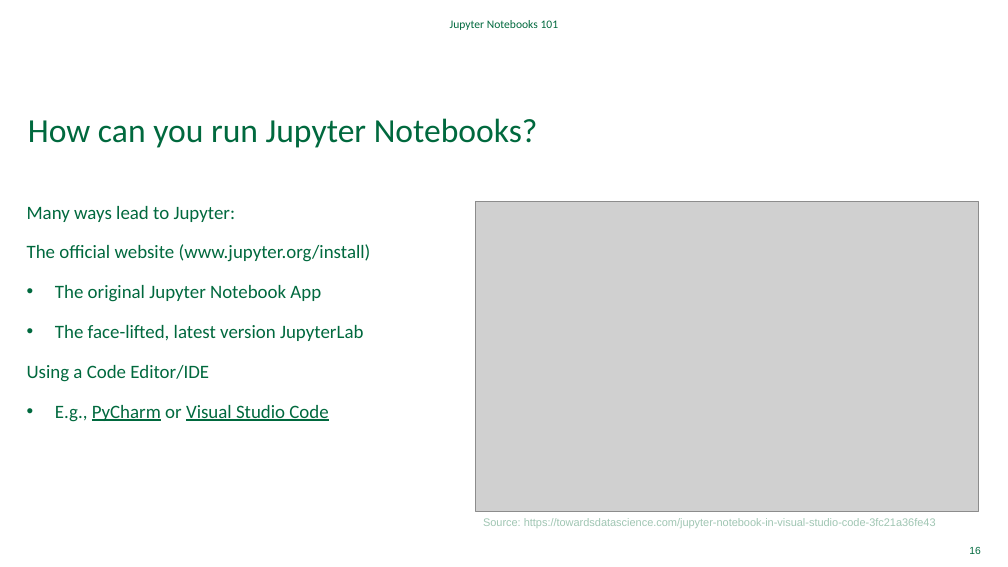
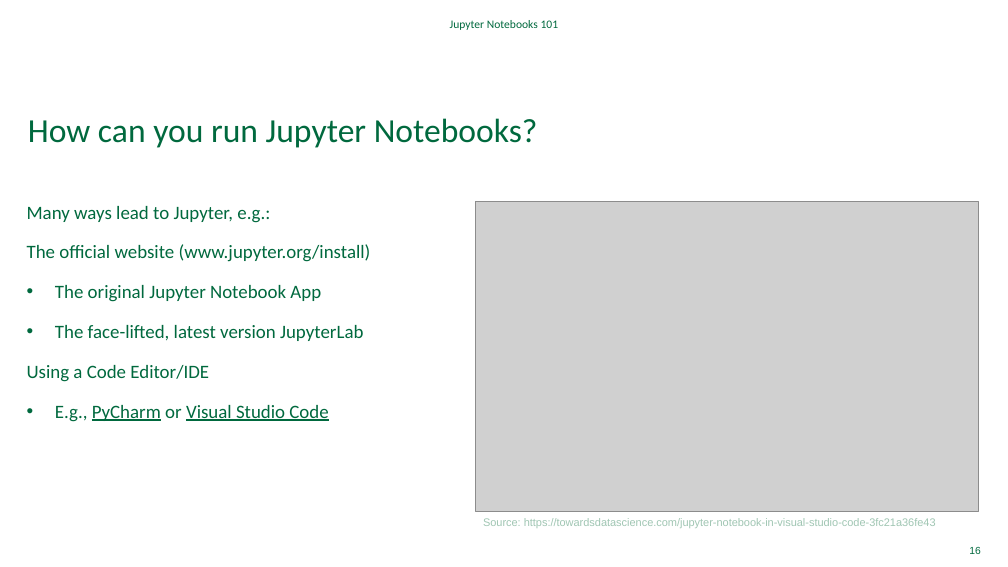
Before and after one commit to Dartmouth-Libraries/jupyter-notebooks-101, a slide deck: slide 16 of ppt/Jupyter-Notebooks-101.pptx. Drawn at 1008x567 pixels with LibreOffice and Linux fonts; fonts in the diff are those of the drawing; grey boxes stand for pictures; background and template pictures are left out. Boxes give left, top, right and bottom in pixels: in the first picture for what was removed or moved away, otherwise in the second. Text is boxed around its words. In the diff, an @@ line names an element or a change of style, - is before the commit and + after.

```diff
--- a/ppt/Jupyter-Notebooks-101.pptx
+++ b/ppt/Jupyter-Notebooks-101.pptx
@@ text at box(27, 206, 270, 223): text changed @@
-Many ways lead to Jupyter:
+Many ways lead to Jupyter, e.g.:
```
Also in this commit, not shown: 6 other slides changed, 2 slides added, 8 other files.
